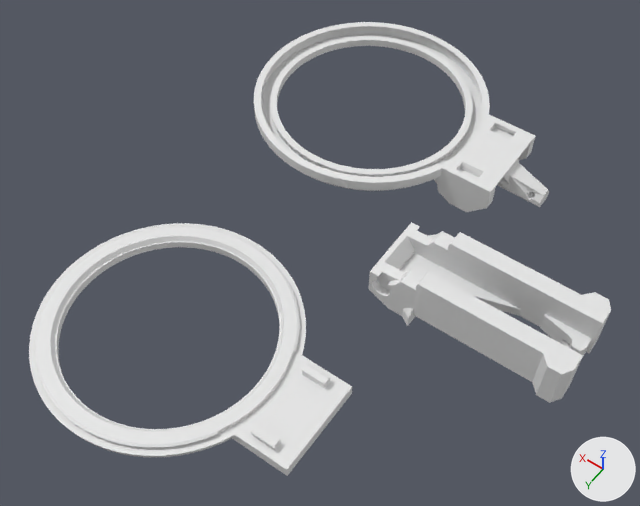
A saved change to the Blender file models/micro-hoops/rims/v1-breakaway-rim.blend.
The view is the same before and after, from a camera (50 mm lens) standing at (-91.8, 151.9, 175.2) and looking at (-16.6, 46.7, 9.8). Arrows for +X, +Y and +Z are at lower right; the lights stay in place.

Script lines for the objects in view, before the commit:
```python
me_cube = bpy.data.meshes.new('Cube')
me_cube.from_pydata(...)  # 389 vertices, 285 faces; spans x -25.4..23.8, y -11.3..11.3, z -0.4..1.0
me_cylinder_001 = bpy.data.meshes.new('Cylinder.001')
me_cylinder_001.from_pydata(...)  # 1282 vertices, 972 faces; spans x -0.57..2.11, y -1.0..1.0, z -1.47..3.93
me_cylinder_003 = bpy.data.meshes.new('Cylinder.003')
me_cylinder_003.from_pydata(...)  # 741 vertices, 480 faces; spans x -1.36..1.0, y -1.0..1.0, z 2.83..6.07
ob_bottom_rim = bpy.data.objects.new('bottom rim', me_cylinder_001)
ob_bottom_rim.location = (-34.2, 0.0, 8.2)
ob_bottom_rim.scale = (31.0, 31.0, 2.0)
ob_cube = bpy.data.objects.new('Cube', me_cube)
ob_cube.location = (-54.7, 38.5, 8.7)
ob_cube.scale = (1.0, 1.0, 10.7)
ob_top_rim = bpy.data.objects.new('top rim', me_cylinder_003)
ob_top_rim.location = (0.1, 82.0, 12.6)
ob_top_rim.rotation_euler = (3.142, 0.0, 0.0)  # degrees (180, 0, 0)
ob_top_rim.scale = (31.0, 31.0, 1.5)
```
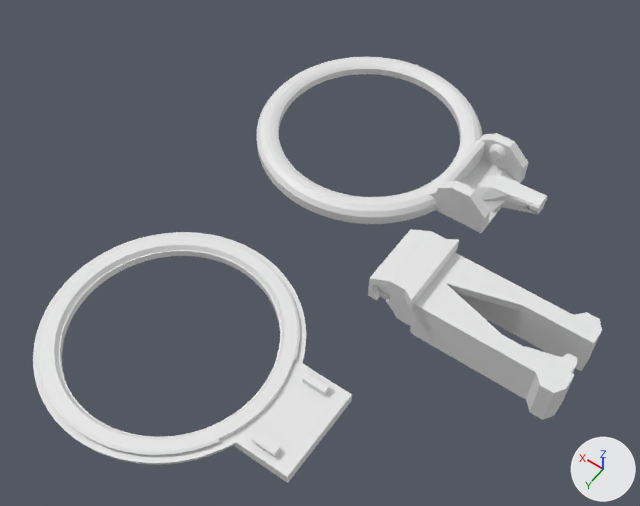
The change, as a list of edits to the scene's bpy script:
```text
Change ob_bottom_rim:
    ob_bottom_rim.rotation_euler: (0.0, 0.0, 0.0) -> (3.142, 0.0, 0.0)  # degrees (0, 0, 0) -> degrees (180, 0, 0)
Change ob_top_rim:
    ob_top_rim.location: (0.1, 82.0, 12.6) -> (0.1, 82.0, 9.1)
Change ob_cube:
    ob_cube.location: (-54.7, 38.5, 8.7) -> (-54.7, 38.5, 10.8)
    ob_cube.rotation_euler: (0.0, 0.0, 0.0) -> (3.142, 0.0, 0.0)  # degrees (0, 0, 0) -> degrees (180, 0, 0)
```

Where the change shows, as pixel boxes (x1, y1, x2, y2) in the pictures (640 x 506 px):
'bottom rim', turned
    before: (254, 22, 549, 212)
    after: (257, 57, 548, 233)
'top rim', moved
    before: (29, 223, 352, 476)
    after: (33, 232, 352, 483)
'Cube', moved, turned
    before: (368, 222, 611, 403)
    after: (368, 229, 602, 420)
